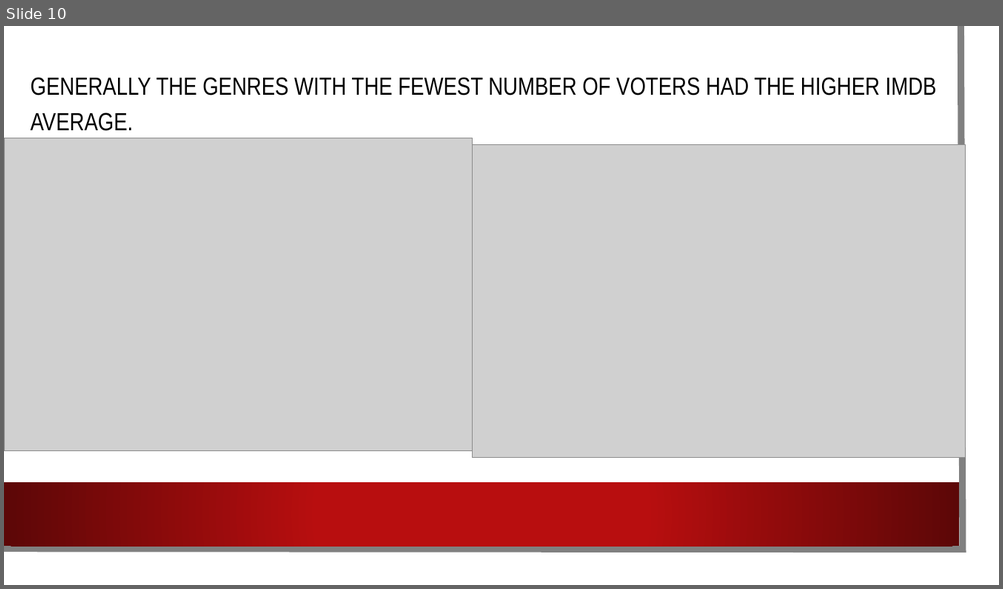
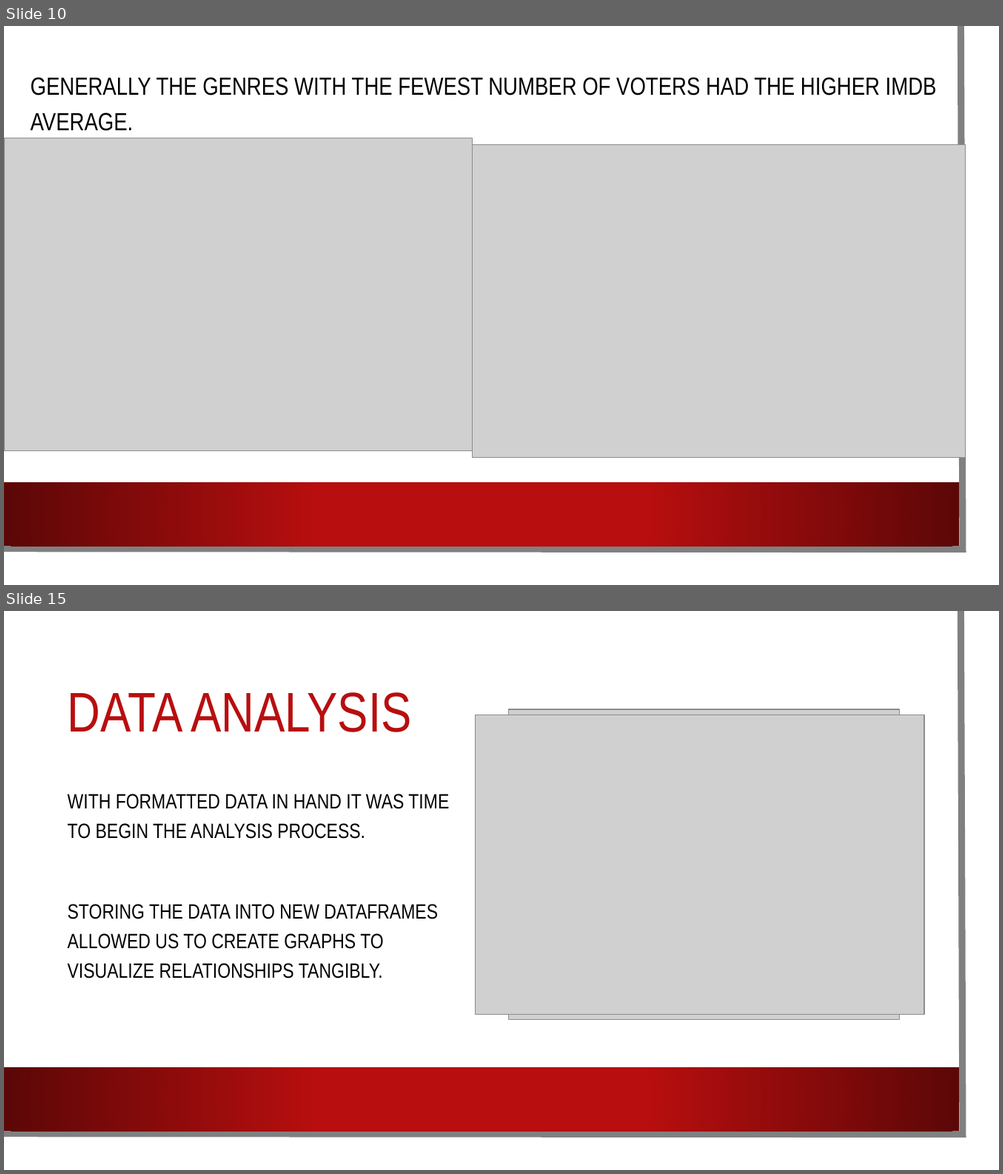
Before and after one commit to mlubin2/Movie_Project, a slide deck: Movie PP.pptx. Shown one above the other, each under a label of ours: slide 10 before the commit, slides 10 and 15 after it; the slides between them are not shown. The pictures are 1003x589 and 1003x1174 pixels, drawn with LibreOffice and Linux fonts; fonts in the diff are those of the drawing; grey boxes stand for pictures; background and template pictures are left out. Boxes give left, top, right and bottom in pixels: in the first picture for what was removed or moved away, otherwise in the second. Text is boxed around its words. In the diff, an @@ line names an element or a change of style, - is before the commit and + after.

```diff
--- a/Movie PP.pptx
+++ b/Movie PP.pptx
@@ slide 15 added at [4, 611, 999, 1170], background picture (left out); not listed: 3 template elements that a slide beside it also shows @@
@@ title added at [68, 692, 411, 732], 54 pt, text #B80E0F @@
+DATA ANALYSIS
@@ picture added at [475, 715, 925, 1014] @@
@@ picture added at [509, 709, 899, 1020] @@
@@ text added at [68, 794, 449, 979], 20 pt, text #000000 @@
+WITH FORMATTED DATA IN HAND IT WAS TIME TO BEGIN THE ANALYSIS PROCESS.
+STORING THE DATA INTO NEW DATAFRAMES ALLOWED US TO CREATE GRAPHS TO VISUALIZE RELATIONSHIPS TANGIBLY.
```
Also in this commit, not shown: 4 other slides added, 4 other files.
